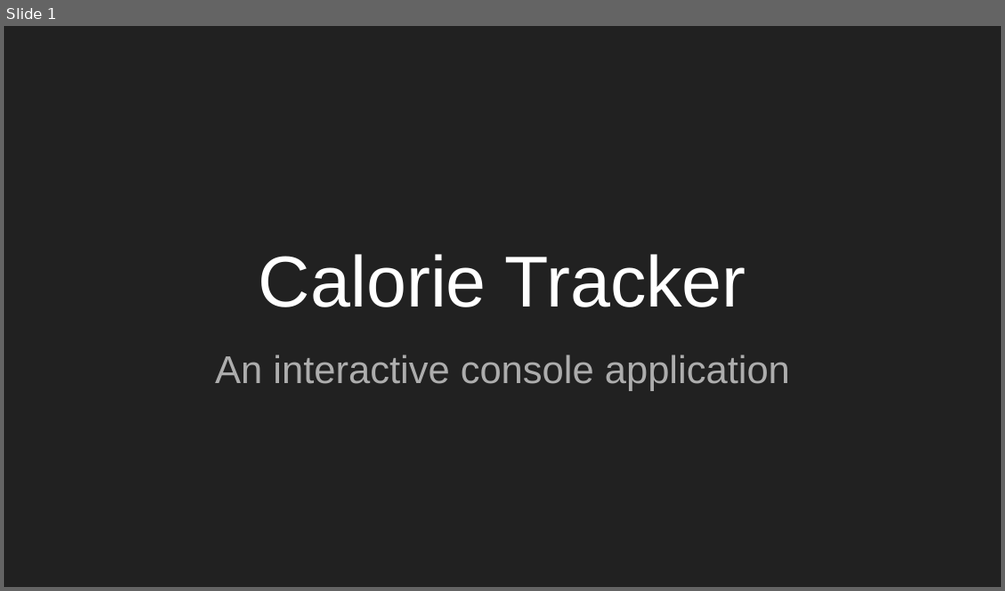
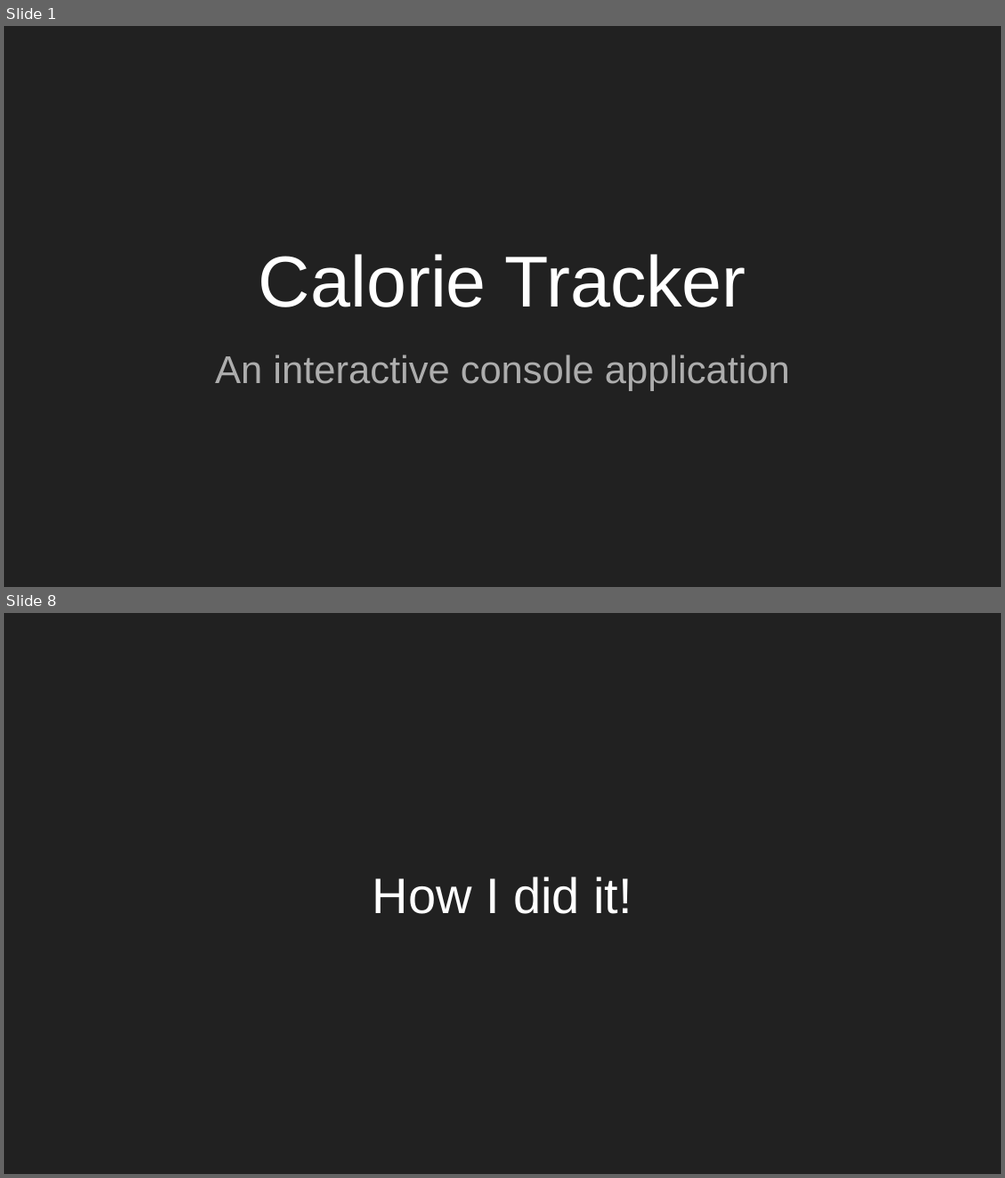
Before and after one commit to KylashSri/srikylashSrishanmuganathan_T1A3, a slide deck: ppt/Calorie Tracker Presentation.pptx. Shown one above the other, each under a label of ours: slide 1 before the commit, slides 1 and 8 after it; the slides between them are not shown. The pictures are 1005x591 and 1005x1178 pixels, drawn with LibreOffice and Linux fonts; fonts in the diff are those of the drawing. Boxes give left, top, right and bottom in pixels: in the first picture for what was removed or moved away, otherwise in the second. Text is boxed around its words. In the diff, an @@ line names an element or a change of style, - is before the commit and + after.

```diff
--- a/ppt/Calorie Tracker Presentation.pptx
+++ b/ppt/Calorie Tracker Presentation.pptx
@@ slide 8 added at (4, 613, 1001, 1174), background #212121 @@
@@ title added at (372, 876, 631, 914), 36 pt, text #FFFFFF @@
+How I did it!
```
Also in this commit, not shown: 7 other slides added, 2 other files.
